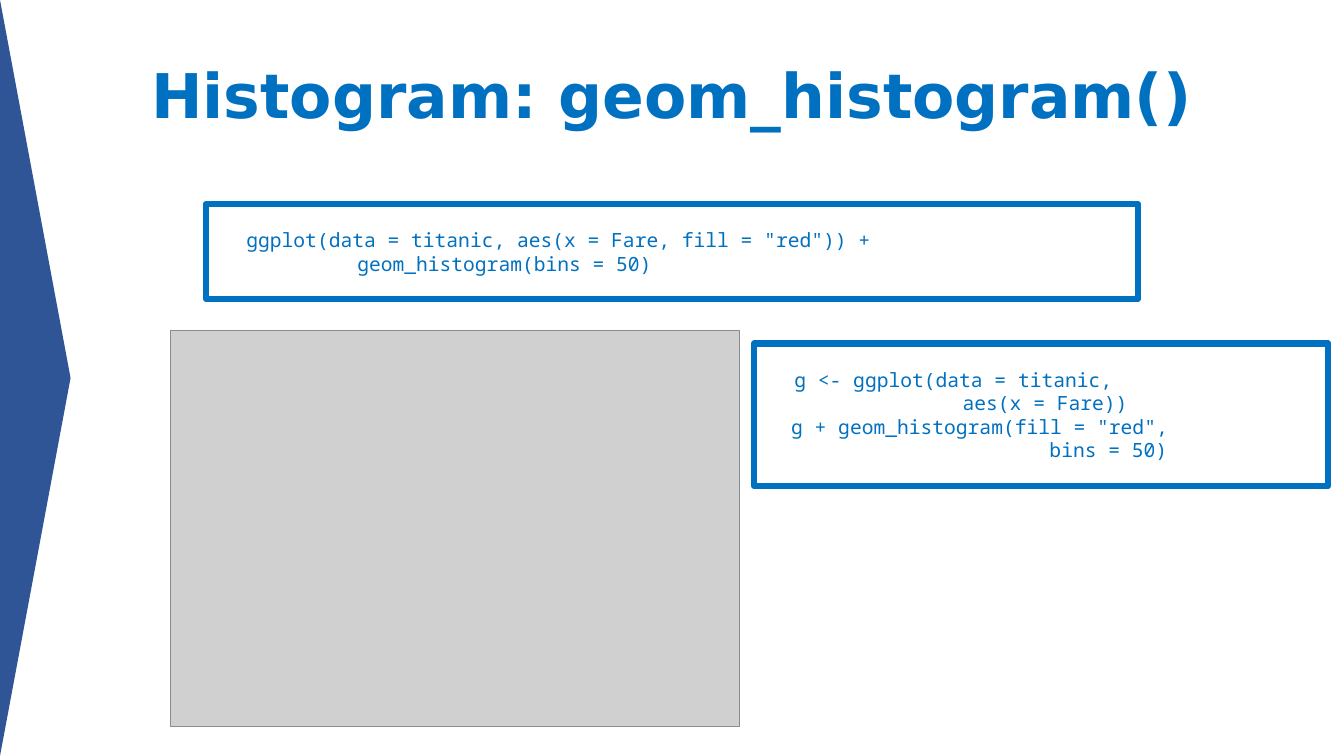
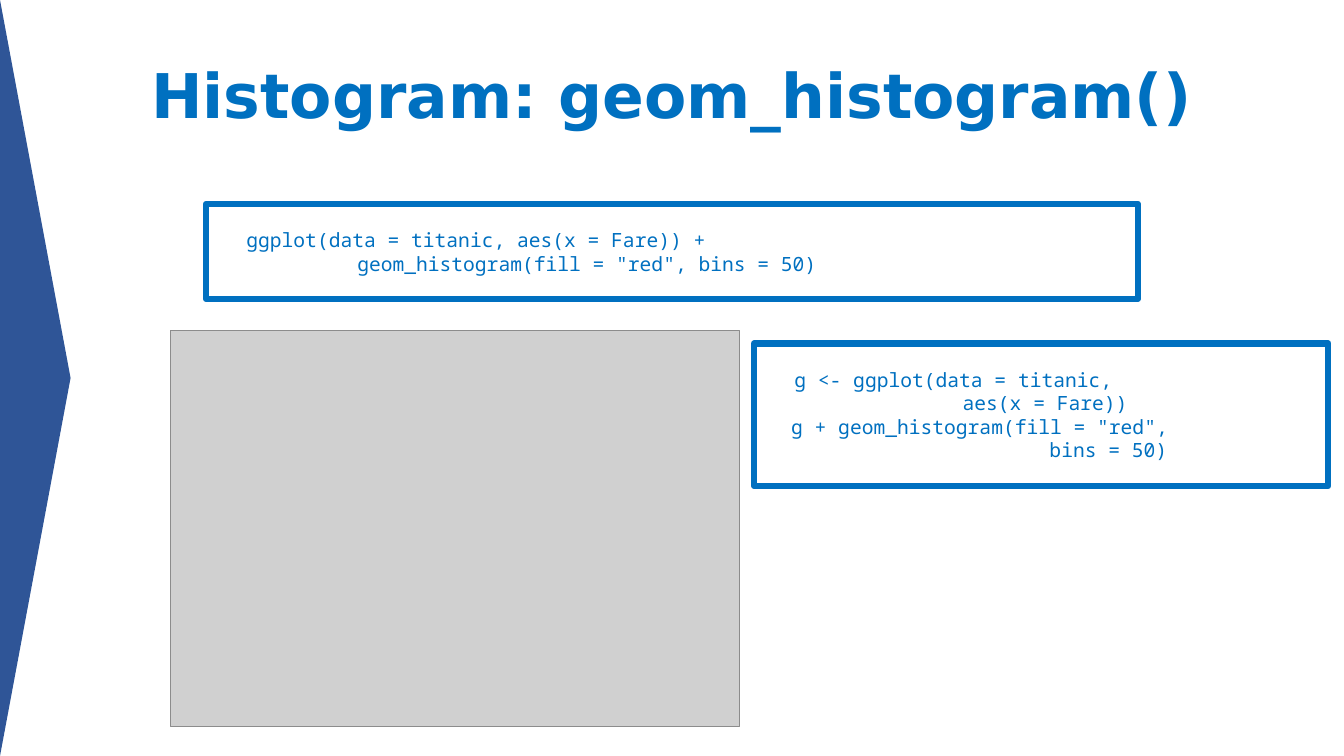
Before and after one commit to aephidayatuloh/DataViz-Introggplot2, a slide deck: slide 18 of Data Visualization - Simply but Beauty ggplot2.pptx. Drawn at 1344x756 pixels with LibreOffice and Linux fonts; fonts in the diff are those of the drawing; grey boxes stand for pictures. Boxes give left, top, right and bottom in pixels: in the first picture for what was removed or moved away, otherwise in the second. Text is boxed around its words. In the diff, an @@ line names an element or a change of style, - is before the commit and + after.

```diff
--- a/Data Visualization - Simply but Beauty ggplot2.pptx
+++ b/Data Visualization - Simply but Beauty ggplot2.pptx
@@ text in rectangle at (x1=246, y1=232, x2=816, y2=276): text changed @@
-      ggplot(data = titanic, aes(x = Fare, fill = "red")) +
-      geom_histogram(bins = 50)
+      ggplot(data = titanic, aes(x = Fare)) +
+      geom_histogram(fill = "red", bins = 50)
```
Also in this commit, not shown: 3 other slides changed.
